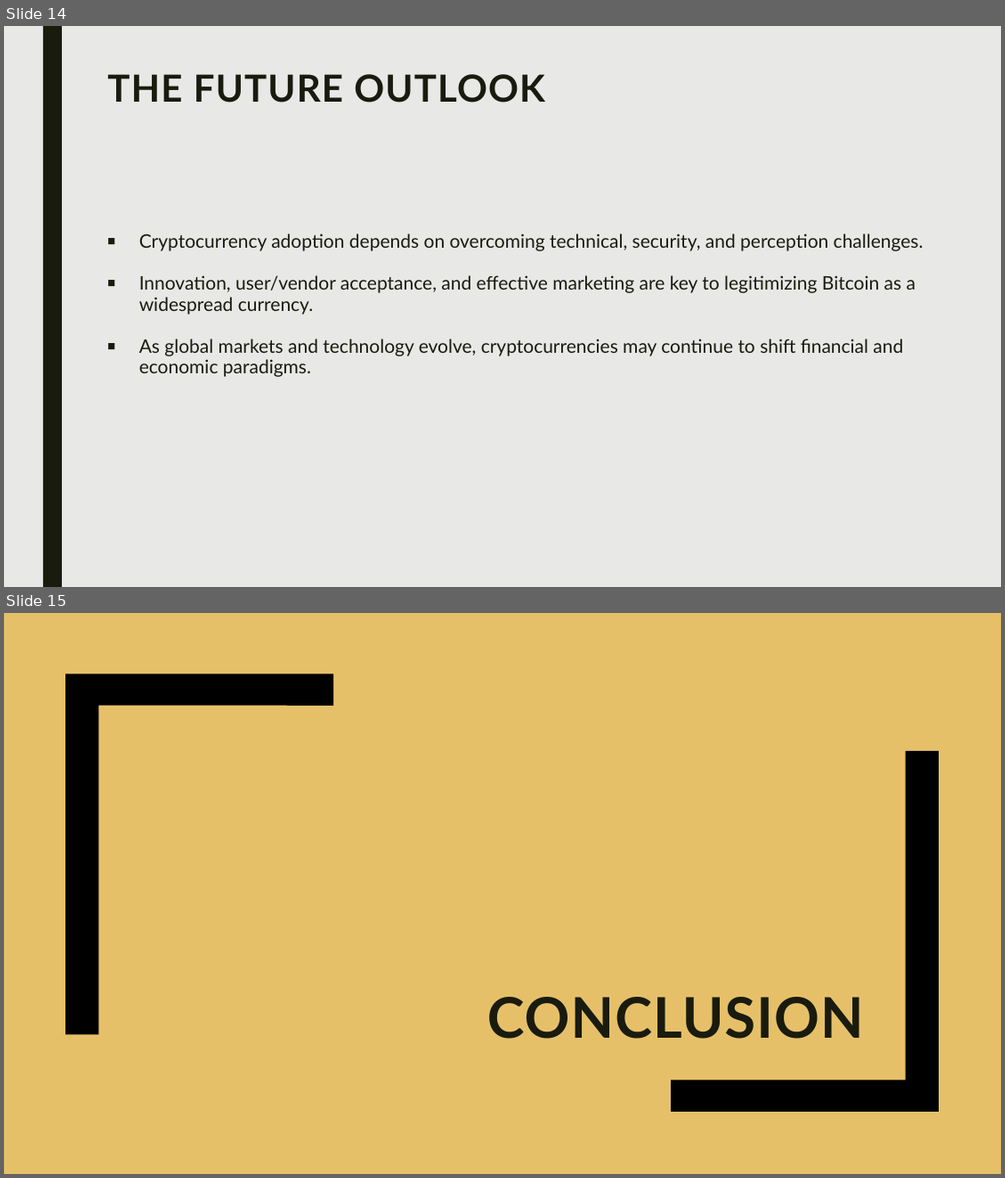
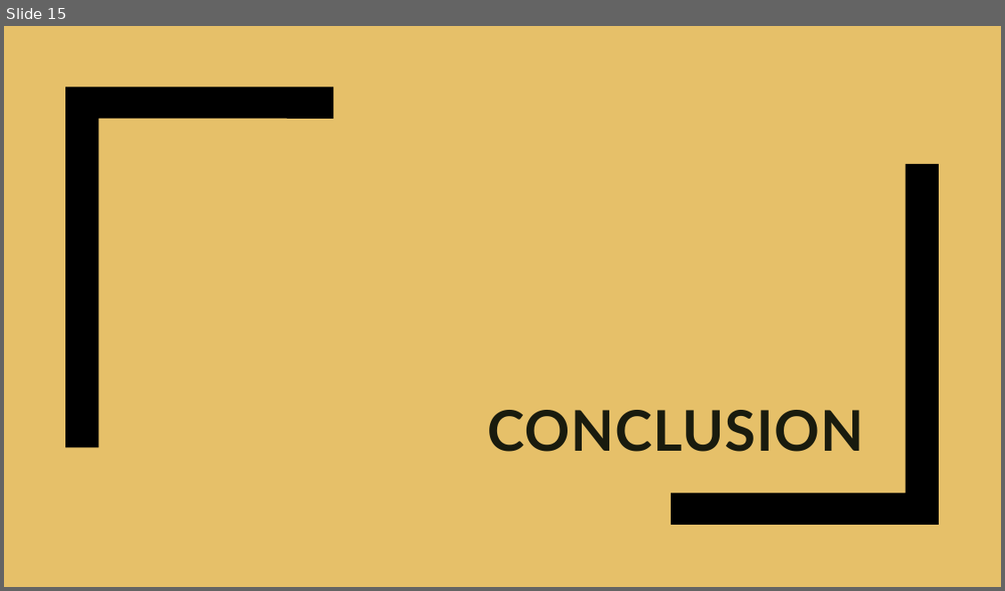
Before and after one commit to Sanyam33/Document-To-PPT-Converter, a slide deck: summary.pptx. Shown one above the other, each under a label of ours: slides 14 and 15 before the commit, slide 15 after it. The pictures are 1005x1178 and 1005x591 pixels, drawn with LibreOffice and Linux fonts; fonts in the diff are those of the drawing. Boxes give left, top, right and bottom in pixels: in the first picture for what was removed or moved away, otherwise in the second. Text is boxed around its words. In the diff, an @@ line names an element or a change of style, - is before the commit and + after.

```diff
--- a/summary.pptx
+++ b/summary.pptx
@@ slide 14 removed at (4, 26, 1001, 587), background #E8E8E7 @@
@@ rectangle removed at (43, 26, 62, 587) @@
@@ title removed at (107, 74, 544, 103) @@
-THE FUTURE OUTLOOK
@@ text removed at (139, 233, 923, 377) @@
-■ Cryptocurrency adoption depends on overcoming technical, security, and perception challenges.
-■ Innovation, user/vendor acceptance, and effective marketing are key to legitimizing Bitcoin as a widespread currency.
-■ As global markets and technology evolve, cryptocurrencies may continue to shift financial and economic paradigms.
```
Also in this commit, not shown: 1 slide changed, 14 slides added, 13 other slides removed, 3 other files.
